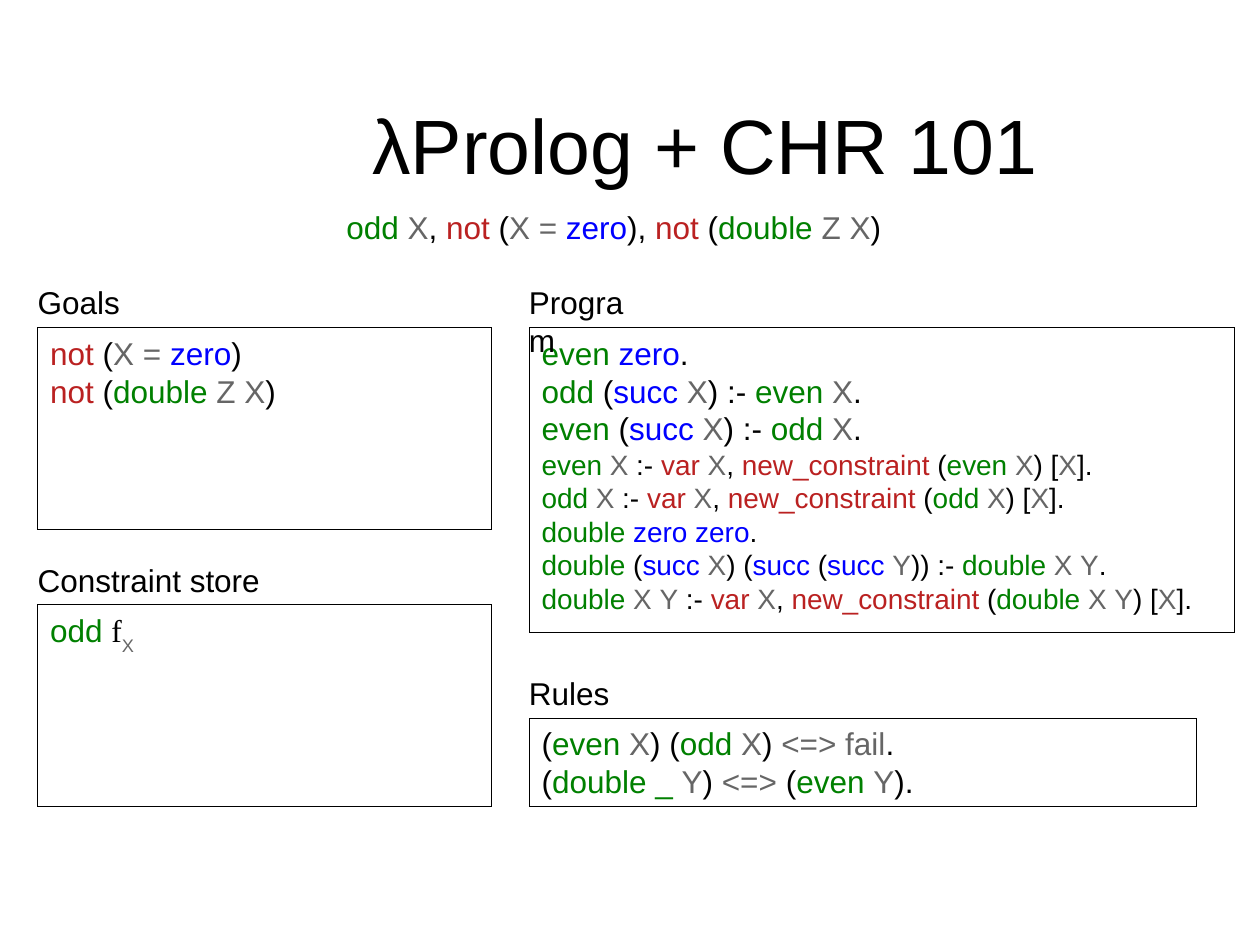
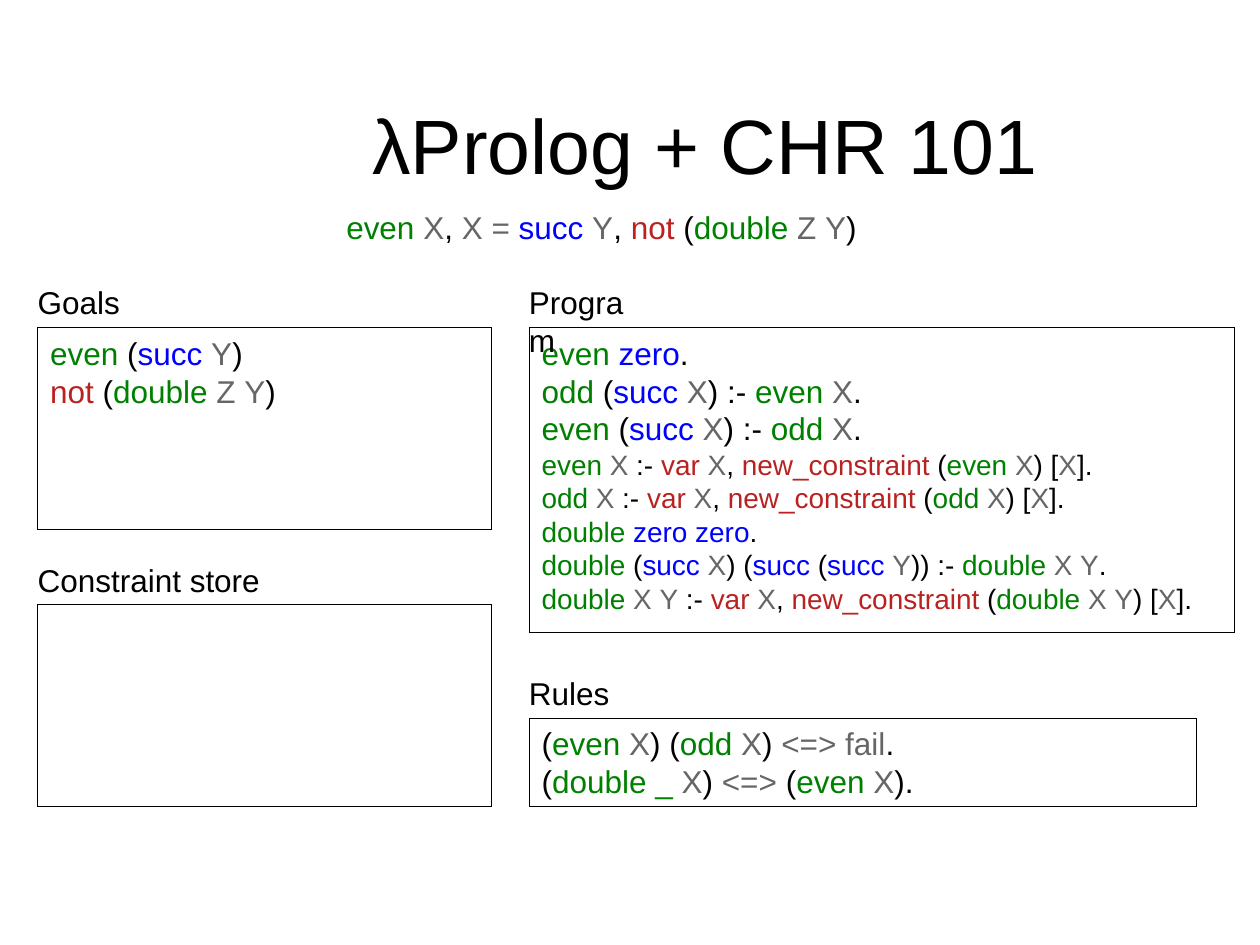
Before and after one commit to gares/mlws18, a slide deck: slide 21 of slides.odp. Drawn at 1260x945 pixels with LibreOffice and Linux fonts; fonts in the diff are those of the drawing; background and template pictures are left out. Boxes give left, top, right and bottom in pixels: in the first picture for what was removed or moved away, otherwise in the second. Text is boxed around its words. In the diff, an @@ line names an element or a change of style, - is before the commit and + after.

```diff
--- a/slides.odp
+++ b/slides.odp
@@ text at [346, 216, 857, 245]: text changed @@
-odd X, not (X = zero), not (double Z X)
+even X, X = succ Y, not (double Z Y)
@@ text in rectangle at [50, 342, 276, 409]: text changed; text colour #BA2121 to #008000 @@
-not (X = zero)
-not (double Z X)
+even (succ Y)
+not (double Z Y)
@@ text in rectangle at [50, 619, 103, 643]: text removed @@
-odd fX
@@ text in rectangle at [542, 770, 913, 799]: text changed @@
-(double _ Y) <=> (even Y).
+(double _ X) <=> (even X).
```
Also in this commit, not shown: 13 other slides changed, 1 slide added, 1 slide removed.
